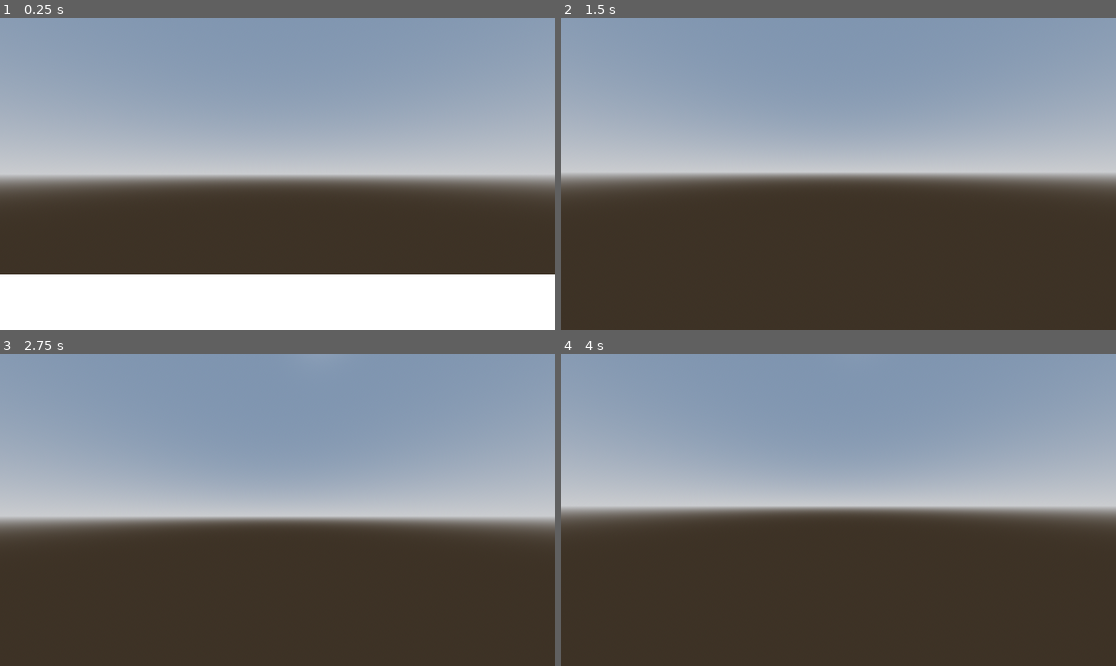
Above: before the commit, frames 1-4 (two rows, left to right).
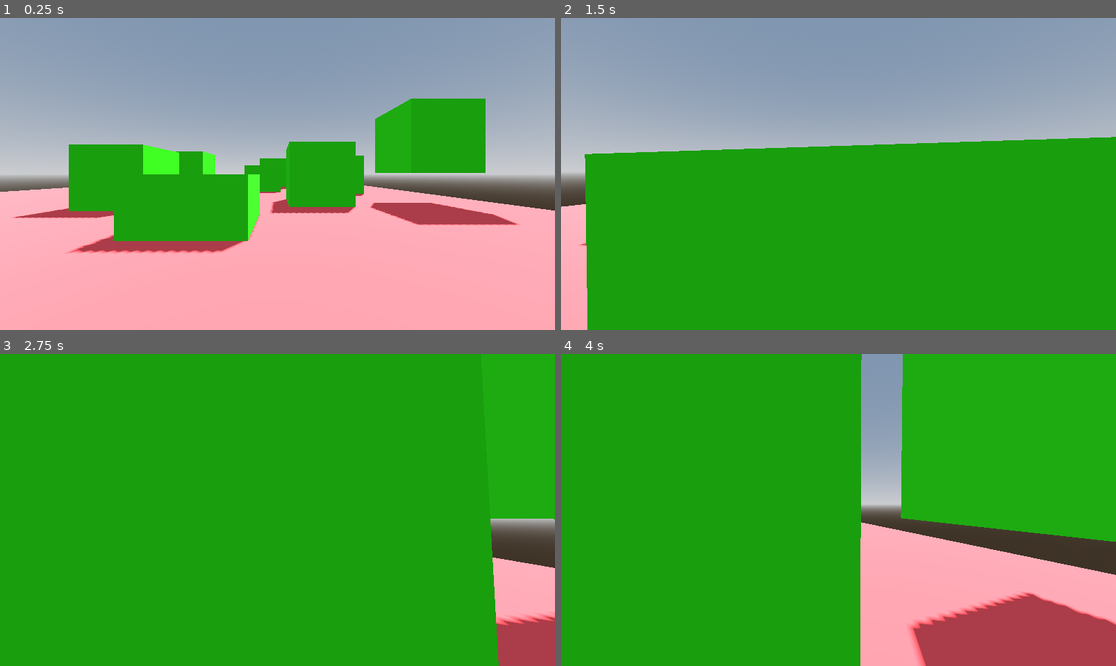
Above: after the commit, the same moments.

Repository: WyattAlexander-001/Godot-FPS-Controller-Template
Game: Godot game, scene res://scenes/world.tscn
Same seed, same stepped clock (60 frames per second), same inputs: the game is played once before the commit and once after it. The project has no main scene, so this scene is started directly.
Inputs (mouse positions are in pixels of both pictures, inside the frame that each line leads up to):
- Up to frame 1 (0.25 s): no input
- Up to frame 2 (1.5 s): tap Enter at 0.5 s; move the mouse to (866, 174) at 0.52 s; hold Shift (sprint) 0.53-1.28 s; hold W (up) from 0.53 s (still down); tap Space (jump) at 0.77 s; move the mouse to (810, 174) at 1.27 s; tap Shift (sprint) at 1.35 s
- Up to frame 3 (2.75 s): keep holding W (up); tap Space (jump) at 1.52 s; move the mouse to (288, 503) at 2.02 s; hold Shift (sprint) from 2.03 s (still down)
- Up to frame 4 (4 s): keep holding W (up); move the mouse to (832, 516) at 2.77 s; release Shift (sprint) at 2.78 s; tap Shift (sprint) at 2.85 s; tap Space (jump) at 3.02, 3.77 s; move the mouse to (877, 513) at 3.52 s; hold Shift (sprint) from 3.53 s (still down)

The runs differ from the first frame. In frame 1, 55% of the frame differs, in the area x 0-100%, y 25-100%; in frame 2, 58%; in frame 3, 98%, in the area x 0-100%, y 0-100%; in frame 4, 93%.

Commit message:
Added blocks and color

Diff:
--- /dev/null
+++ b/fps_template/scenes/cube.tscn
@@ -0,0 +1,8 @@
+[gd_scene load_steps=2 format=3 uid="uid://dx0bu27g6fufw"]
+
+[sub_resource type="StandardMaterial3D" id="StandardMaterial3D_5rbgv"]
+albedo_color = Color(0.195313, 1, 0, 1)
+
+[node name="CSGBox3D" type="CSGBox3D"]
+use_collision = true
+material = SubResource("StandardMaterial3D_5rbgv")
--- a/fps_template/scenes/world.tscn
+++ b/fps_template/scenes/world.tscn
@@ -1,6 +1,7 @@
-[gd_scene load_steps=5 format=3 uid="uid://b1o2f54y6mqwd"]
+[gd_scene load_steps=7 format=3 uid="uid://b1o2f54y6mqwd"]
 
 [ext_resource type="PackedScene" uid="uid://y5grj8hfugku" path="res://scenes/character_body_3d.tscn" id="1_nnsk1"]
+[ext_resource type="PackedScene" uid="uid://dx0bu27g6fufw" path="res://scenes/cube.tscn" id="2_rwgxs"]
 
 [sub_resource type="ProceduralSkyMaterial" id="ProceduralSkyMaterial_rwgxs"]
 sky_horizon_color = Color(0.662243, 0.671743, 0.686743, 1)
@@ -14,6 +15,9 @@
 sky = SubResource("Sky_4wyf3")
 tonemap_mode = 2
 
+[sub_resource type="StandardMaterial3D" id="StandardMaterial3D_rwgxs"]
+albedo_color = Color(1, 0.320313, 0.320313, 1)
+
 [node name="World" type="Node3D"]
 
 [node name="DirectionalLight3D" type="DirectionalLight3D" parent="."]
@@ -24,8 +28,36 @@
 environment = SubResource("Environment_k0juu")
 
 [node name="CSGBox3D" type="CSGBox3D" parent="."]
+transform = Transform3D(1, 0, 0, 0, 1, 0, 0, 0, 1, -3.88092, 0, -9.10376)
 use_collision = true
-size = Vector3(6, 0.002, 4)
+size = Vector3(23.0653, 0.002, 22.2075)
+material = SubResource("StandardMaterial3D_rwgxs")
 
 [node name="CharacterBody3D" parent="." instance=ExtResource("1_nnsk1")]
 transform = Transform3D(1, 0, 0, 0, 1, 0, 0, 0, 1, 0, 1.09489, 0)
+
+[node name="cubes" type="Node3D" parent="."]
+
+[node name="CSGBox3D" parent="cubes" instance=ExtResource("2_rwgxs")]
+transform = Transform3D(2, 0, 0, 0, 2, 0, 0, 0, 2, -1.36332, 0, -3.98555)
+
+[node name="CSGBox3D2" parent="cubes" instance=ExtResource("2_rwgxs")]
+transform = Transform3D(2, 0, 0, 0, 2, 0, 0, 0, 2, 1.43695, 0.975752, -7.02588)
+
+[node name="CSGBox3D3" parent="cubes" instance=ExtResource("2_rwgxs")]
+transform = Transform3D(2, 0, 0, 0, 2, 0, 0, 0, 2, 3.43525, 0.927684, -11.0777)
+
+[node name="CSGBox3D4" parent="cubes" instance=ExtResource("2_rwgxs")]
+transform = Transform3D(2, 0, 0, 0, 2, 0, 0, 0, 2, 4.67783, 2.02738, -6.38671)
+
+[node name="CSGBox3D5" parent="cubes" instance=ExtResource("2_rwgxs")]
+transform = Transform3D(2, 0, 0, 0, 2, 0, 0, 0, 2, -4.53924, 0.789173, -6.38671)
+
+[node name="CSGBox3D6" parent="cubes" instance=ExtResource("2_rwgxs")]
+transform = Transform3D(2, 0, 0, 0, 2, 0, 0, 0, 2, -0.742284, 0.4712, -12.1091)
+
+[node name="CSGBox3D7" parent="cubes" instance=ExtResource("2_rwgxs")]
+transform = Transform3D(2, 0, 0, 0, 2, 0, 0, 0, 2, -4.53924, 1.09605, -10.7072)
+
+[node name="CSGBox3D8" parent="cubes" instance=ExtResource("2_rwgxs")]
+transform = Transform3D(2, 0, 0, 0, 2, 0, 0, 0, 2, -0.154699, 1.09605, -14.9183)
Not shown, changed: README.md
Not shown, added: git_images/first_stage.png
